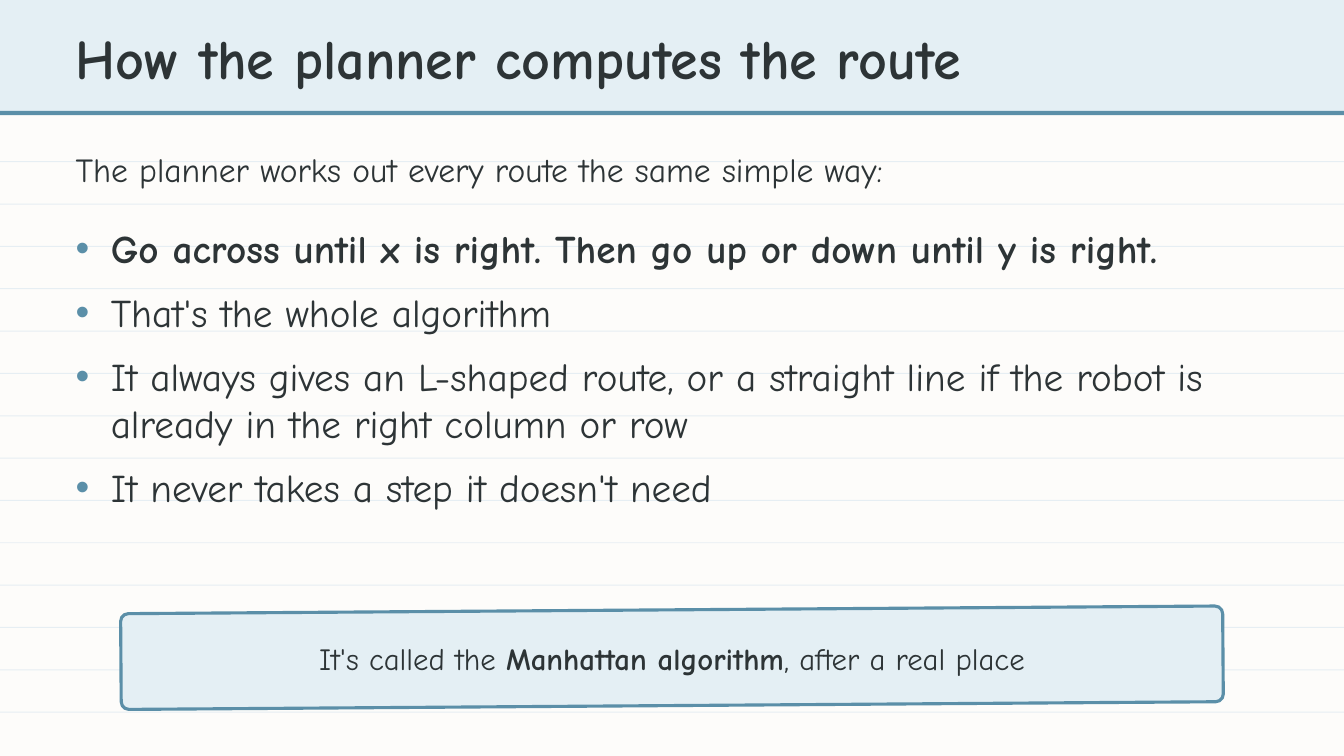
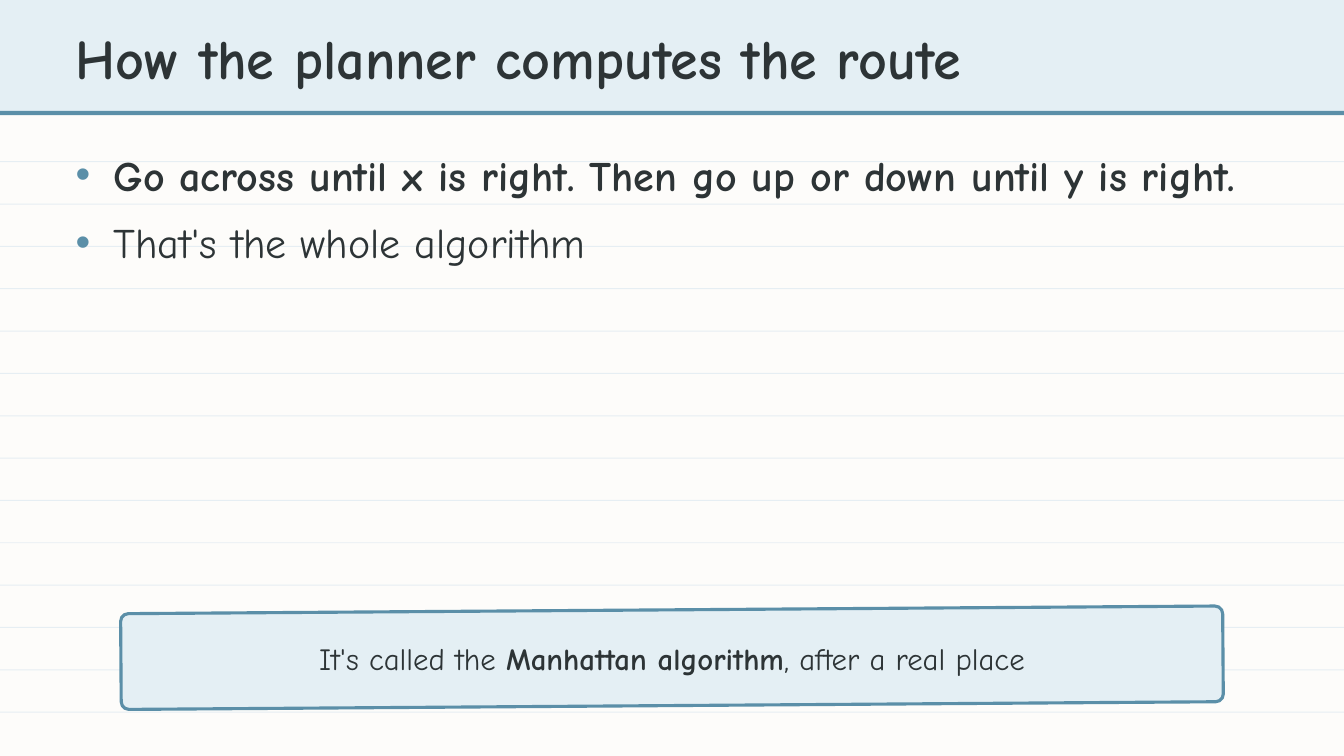
Before and after one commit to bradamiller/LearningPython, a slide deck: slide 12 of static/slides/module-04-manhattan/module-4-lesson-00-overview.pptx (slide 13 before the commit). Drawn at 1344x756 pixels with LibreOffice and Linux fonts; fonts in the diff are those of the drawing. Boxes give left, top, right and bottom in pixels: in the first picture for what was removed or moved away, otherwise in the second. Text is boxed around its words. In the diff, an @@ line names an element or a change of style, - is before the commit and + after.

```diff
--- a/static/slides/module-04-manhattan/module-4-lesson-00-overview.pptx
+++ b/static/slides/module-04-manhattan/module-4-lesson-00-overview.pptx
@@ text "Go across until x is ...": place and size @@
-text "Go across until x is ..." at bbox=[111, 236, 1202, 510]
+text "Go across until x is ..." at bbox=[113, 162, 1236, 266]
@@ text "Go across until x is ..." at bbox=[113, 162, 1236, 266]: size 28 to 30 pt; indent changed @@
@@ text removed at bbox=[76, 159, 883, 189] @@
-The planner works out every route the same simple way:
@@ text at bbox=[111, 364, 1202, 510]: paragraphs removed @@
-• It always gives an L-shaped route, or a straight line if the robot is already in the right column or row
-• It never takes a step it doesn't need
```
Also in this commit, not shown: 7 other slides changed, 11 slides removed, 15 other files.
